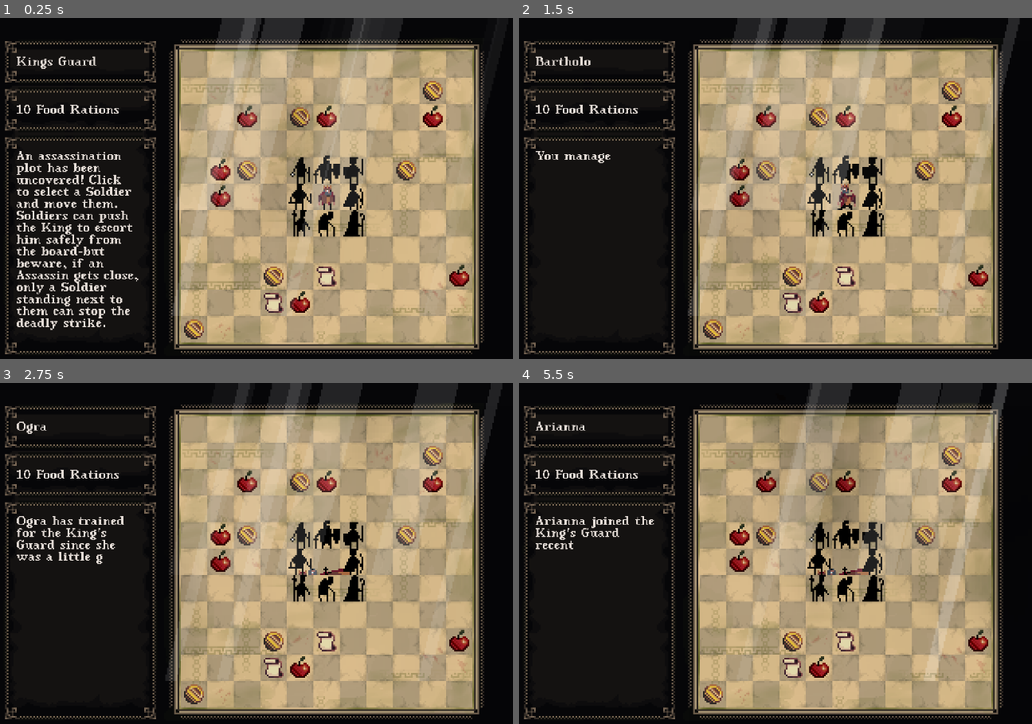
Above: before the commit, frames 1-4 (two rows, left to right).
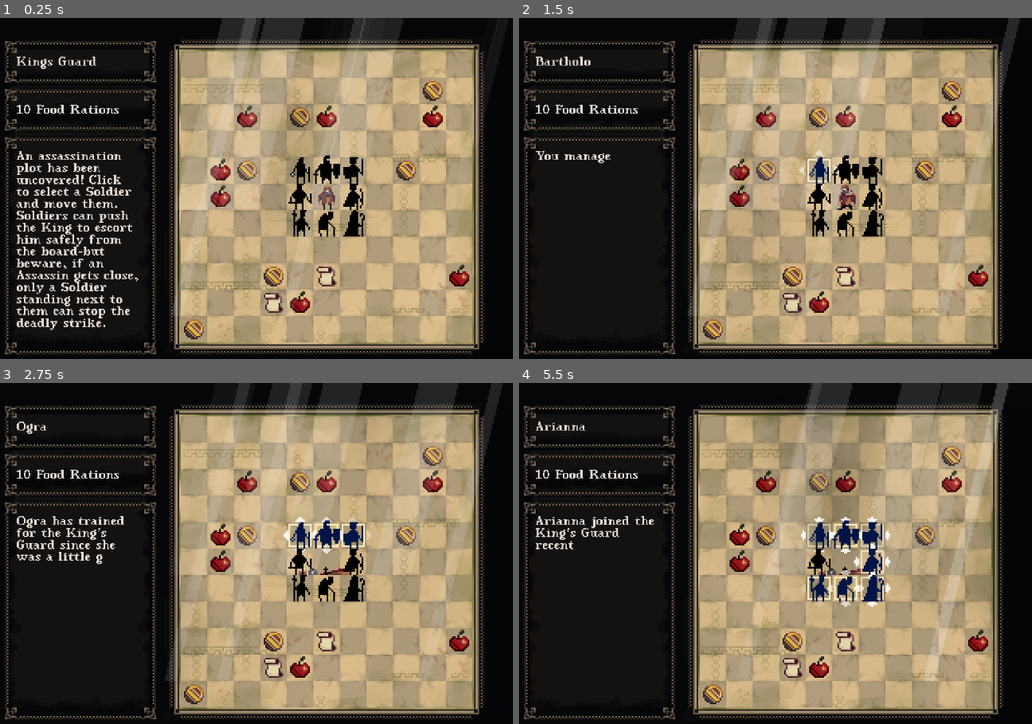
Above: after the commit, the same moments.

Repository: ibirothe/kings-rescue
Game: Godot game, scene res://Scenes/Level.tscn
Same seed, same stepped clock (60 frames per second), same inputs: the game is played once before the commit and once after it. Sound files missing from this copy of the repository are replaced by a short silence.
Inputs (mouse positions are in pixels of both pictures, inside the frame that each line leads up to):
- Up to frame 1 (0.25 s): no input
- Up to frame 2 (1.5 s): tap Enter at 0.5 s; move the mouse to (821, 171) at 0.52 s; click (821, 171) at 0.6 s; move the mouse to (847, 171) at 1.27 s; tap L (Magic) at 1.35 s
- Up to frame 3 (2.75 s): click (328, 536) at 1.55 s; move the mouse to (353, 536) at 2.02 s; click (353, 536) at 2.1 s
- Up to frame 4 (5.5 s): move the mouse to (872, 560) at 2.77 s; click (872, 560) at 2.85 s; move the mouse to (872, 587) at 3.52 s; tap L (Magic) at 3.6 s; click (872, 587) at 3.8 s; move the mouse to (847, 587) at 4.27 s; click (847, 587) at 4.35 s; move the mouse to (821, 587) at 5.02 s; click (821, 587) at 5.1 s

The runs differ from the first frame. In frame 1, 0.5% of the frame differs, in the area x 58-71%, y 40-65%; in frame 2, 0.5%; in frame 3, 1.0%; in frame 4, 2.0%, in the area x 54-73%, y 39-66%.
Error in both runs: Invalid call to function 'win_fade_out' in base 'Node2D (game_manager.gd)'. Expected 1 arguments. (res://Scripts/trap.gd:31)

Commit message:
Selection visual overhaul
Sprite modulates colour by shader, added selection square and arrows

Diff:
--- a/kings-rescue/Scenes/soldier.tscn
+++ b/kings-rescue/Scenes/soldier.tscn
@@ -9,6 +9,7 @@
 [ext_resource type="Texture2D" uid="uid://bmjx50pb2ldx3" path="res://Assets/ogra_48px.png" id="7_o25pi"]
 [ext_resource type="Texture2D" uid="uid://bn18sxtrv8p6j" path="res://Assets/rupert_48px.png" id="8_2it55"]
 [ext_resource type="Texture2D" uid="uid://bpp6puobs6l21" path="res://Assets/thoralf_48px.png" id="9_ikw5c"]
+[ext_resource type="Texture2D" uid="uid://c5b7v3rymuonl" path="res://Assets/Movement-border.png" id="10_wq6ns"]
 
 [sub_resource type="AtlasTexture" id="AtlasTexture_x3mst"]
 atlas = ExtResource("2_rg8em")
@@ -1279,6 +1280,123 @@
 size = Vector2(6, 29)
 
 [sub_resource type="CircleShape2D" id="CircleShape2D_ymxx7"]
+
+[sub_resource type="AtlasTexture" id="AtlasTexture_h04ti"]
+atlas = ExtResource("10_wq6ns")
+region = Rect2(0, 0, 24, 24)
+
+[sub_resource type="SpriteFrames" id="SpriteFrames_ivu6b"]
+animations = [{
+"frames": [{
+"duration": 1.0,
+"texture": SubResource("AtlasTexture_h04ti")
+}],
+"loop": true,
+"name": &"default",
+"speed": 5.0
+}]
+
+[sub_resource type="Animation" id="Animation_6m8ka"]
+resource_name = "Border_blink"
+length = 2.0
+loop_mode = 1
+tracks/0/type = "value"
+tracks/0/imported = false
+tracks/0/enabled = true
+tracks/0/path = NodePath(".:self_modulate")
+tracks/0/interp = 1
+tracks/0/loop_wrap = true
+tracks/0/keys = {
+"times": PackedFloat32Array(0, 1, 2),
+"transitions": PackedFloat32Array(1, 1.86607, 1),
+"update": 0,
+"values": [Color(1, 1, 1, 1), Color(1, 1, 1, 0.508), Color(1, 1, 1, 1)]
+}
+
+[sub_resource type="Animation" id="Animation_cl3qk"]
+length = 0.001
+tracks/0/type = "value"
+tracks/0/imported = false
+tracks/0/enabled = true
+tracks/0/path = NodePath(".:self_modulate")
+tracks/0/interp = 1
+tracks/0/loop_wrap = true
+tracks/0/keys = {
+"times": PackedFloat32Array(0),
+"transitions": PackedFloat32Array(1),
+"update": 0,
+"values": [Color(1, 1, 1, 1)]
+}
+
+[sub_resource type="AnimationLibrary" id="AnimationLibrary_ybh1i"]
+_data = {
+"Border_blink": SubResource("Animation_6m8ka"),
+"RESET": SubResource("Animation_cl3qk")
+}
+
+[sub_resource type="AtlasTexture" id="AtlasTexture_cb3ld"]
+atlas = ExtResource("10_wq6ns")
+region = Rect2(24, 0, 24, 24)
+
+[sub_resource type="AtlasTexture" id="AtlasTexture_wa5wl"]
+atlas = ExtResource("10_wq6ns")
+region = Rect2(24, 0, 24, 24)
+
+[sub_resource type="AtlasTexture" id="AtlasTexture_uv4ns"]
+atlas = ExtResource("10_wq6ns")
+region = Rect2(72, 0, 24, 24)
+
+[sub_resource type="AtlasTexture" id="AtlasTexture_nksqd"]
+atlas = ExtResource("10_wq6ns")
+region = Rect2(96, 0, 24, 24)
+
+[sub_resource type="AtlasTexture" id="AtlasTexture_hgmpj"]
+atlas = ExtResource("10_wq6ns")
+region = Rect2(120, 0, 24, 24)
+
+[sub_resource type="AtlasTexture" id="AtlasTexture_hw2p1"]
+atlas = ExtResource("10_wq6ns")
+region = Rect2(120, 0, 24, 24)
+
+[sub_resource type="AtlasTexture" id="AtlasTexture_qh0n3"]
+atlas = ExtResource("10_wq6ns")
+region = Rect2(144, 0, 24, 24)
+
+[sub_resource type="AtlasTexture" id="AtlasTexture_0h4b8"]
+atlas = ExtResource("10_wq6ns")
+region = Rect2(168, 0, 24, 24)
+
+[sub_resource type="SpriteFrames" id="SpriteFrames_q2s4w"]
+animations = [{
+"frames": [{
+"duration": 1.0,
+"texture": SubResource("AtlasTexture_cb3ld")
+}, {
+"duration": 1.0,
+"texture": SubResource("AtlasTexture_wa5wl")
+}, {
+"duration": 1.0,
+"texture": SubResource("AtlasTexture_uv4ns")
+}, {
+"duration": 1.0,
+"texture": SubResource("AtlasTexture_nksqd")
+}, {
+"duration": 1.0,
+"texture": SubResource("AtlasTexture_hgmpj")
+}, {
+"duration": 1.0,
+"texture": SubResource("AtlasTexture_hw2p1")
+}, {
+"duration": 1.0,
+"texture": SubResource("AtlasTexture_qh0n3")
+}, {
+"duration": 1.0,
+"texture": SubResource("AtlasTexture_0h4b8")
+}],
+"loop": true,
+"name": &"default",
+"speed": 5.0
+}]
 
 [node name="Soldier" type="CharacterBody2D"]
 z_index = 1
@@ -1287,6 +1405,7 @@
 script = ExtResource("1_8wkfs")
 
 [node name="AnimatedSprite2D" type="AnimatedSprite2D" parent="."]
+z_index = 2
 position = Vector2(0, -4)
 sprite_frames = SubResource("SpriteFrames_i3egf")
 animation = &"Marquise_death"
@@ -1323,6 +1442,20 @@
 [node name="CollisionShape2D" type="CollisionShape2D" parent="Border_check"]
 shape = SubResource("CircleShape2D_ymxx7")
 
+[node name="Square_border" type="AnimatedSprite2D" parent="."]
+z_index = 1
+sprite_frames = SubResource("SpriteFrames_ivu6b")
+
+[node name="AnimationPlayer" type="AnimationPlayer" parent="."]
+root_node = NodePath("../Square_border")
+libraries = {
+"": SubResource("AnimationLibrary_ybh1i")
+}
+
+[node name="Movement_arrows" type="AnimatedSprite2D" parent="."]
+sprite_frames = SubResource("SpriteFrames_q2s4w")
+autoplay = "default"
+
 [connection signal="animation_finished" from="AnimatedSprite2D" to="." method="_on_animated_sprite_2d_animation_finished"]
 [connection signal="input_event" from="Activation_area" to="." method="_on_area_2d_input_event"]
 [connection signal="body_entered" from="Neighbours_check" to="." method="_on_neighbours_check_body_entered"]
--- a/kings-rescue/Scripts/soldier.gd
+++ b/kings-rescue/Scripts/soldier.gd
@@ -32,7 +32,23 @@
 var king_direction
 @onready var collision_shape_2d: CollisionShape2D = $CollisionShape2D
 @onready var border_check: Area2D = $Border_check
-
+@onready var square_border: AnimatedSprite2D = $Square_border
+@onready var animation_player: AnimationPlayer = $AnimationPlayer
+@onready var movement_arrows: AnimatedSprite2D = $Movement_arrows
+var blue_shader_material = ShaderMaterial.new()
+var blue_shader_code = """
+	shader_type canvas_item;
+	uniform vec4 tint_color : source_color = vec4(0.0, 0.2, 0.7, 0.7);
+	uniform float tint_effect : hint_range(0.0, 1.0) = 0.0;
+
+	void fragment() {
+		vec4 texture_color = texture(TEXTURE, UV);
+		// Mix the colors but preserve original alpha
+		vec4 final_color = mix(texture_color, vec4(tint_color.rgb, texture_color.a), tint_effect);
+		// Only apply tint where the sprite is visible (non-transparent)
+		COLOR = vec4(final_color.rgb, texture_color.a);
+	}
+	"""
 
 @onready var center: Marker2D = $Center
 const CHARACTER_DESCRIPTIONS = {
@@ -50,6 +66,9 @@
 func _ready() -> void:
 	# Start with default animation
 	animated_sprite_2d.play(subclass+"_default")
+	square_border.self_modulate = Color(1,1,1,0)
+	movement_arrows.self_modulate = Color(1,1,1,0)
+
 
 
 func _physics_process(_delta: float) -> void:
@@ -155,6 +174,7 @@
 			if get_parent().soldier_changing == false:
 				get_parent().active_soldier = false
 			active = false
+			visual_deactivation()
 		else:
 			handle_movement_input()
 
@@ -175,6 +195,7 @@
 			get_parent().active_soldier = false
 			im_new = true
 			active = false
+			visual_deactivation()
 		return
 	if get_parent().soldier_in_a_way == true and im_new == false:
 		#print("Guy in a way")
@@ -184,6 +205,7 @@
 		transition_to_state(State.INACTIVE)
 		im_new = true
 		active = false
+		visual_deactivation()
 		return
 	if movement_locked == false and active == true:
 		movestart_position = position
@@ -270,6 +292,7 @@
 			if get_parent().currently_moving == false:
 				AudioManager.play_sound("select_soldier")
 				transition_to_state(State.IDLE)
+				visual_activation()
 			GlobalText.set_text(CHARACTER_DESCRIPTIONS[subclass], subclass)
 
 """
@@ -352,3 +375,52 @@
 	tween.tween_property(animated_sprite_2d, "self_modulate:a", 0.0, 1.0)
 	await tween.finished
 	queue_free()  # Remove the node after fading out
+
+func visual_activation():
+	print("Visual activation")
+
+	# Create a shader material with an improved shader
+	var shader_material = ShaderMaterial.new()
+	var shader_code = """
+	shader_type canvas_item;
+	uniform vec4 tint_color : source_color = vec4(0.0, 0.2, 0.7, 0.7);
+	uniform float tint_effect : hint_range(0.0, 1.0) = 0.0;
+
+	void fragment() {
+		vec4 texture_color = texture(TEXTURE, UV);
+		// Mix the colors but preserve original alpha
+		vec4 final_color = mix(texture_color, vec4(tint_color.rgb, texture_color.a), tint_effect);
+		// Only apply tint where the sprite is visible (non-transparent)
+		COLOR = vec4(final_color.rgb, texture_color.a);
+	}
+	"""
+
+	# Create shader and apply it
+	blue_shader_material.shader = Shader.new()
+	blue_shader_material.shader.code = blue_shader_code
+	animated_sprite_2d.material = blue_shader_material
+
+	# Tween the shader parameter
+	tween = create_tween()
+	tween.tween_method(func(value):
+		animated_sprite_2d.material.set_shader_parameter("tint_effect", value),
+		0.2, 0.4, 0.4)
+	var tween1 = create_tween()
+	tween1.tween_property(square_border, "self_modulate:a", 0.9, 1.5)
+	animation_player.play("Border_blink")
+	var tween2 = create_tween()
+	tween2.tween_property(movement_arrows, "self_modulate:a", 0.9, 1.5)
+	await tween2.finished
+
+func visual_deactivation():
+	print("Visual activation")
+	# Tween the shader parameter
+	tween = create_tween()
+	tween.tween_method(func(value):
+		animated_sprite_2d.material.set_shader_parameter("tint_effect", value),
+		0.0, 0.0, 0.0)
+	animation_player.stop()
+	var tween1 = create_tween()
+	tween1.tween_property(square_border, "self_modulate:a", 0.0, 0.5)
+	var tween2 = create_tween()
+	tween2.tween_property(movement_arrows, "self_modulate:a", 0.0, 0.5)
Binary file added: kings-rescue/Assets/Movement-border.png
Not shown, added: kings-rescue/Assets/Movement-border.png.import
Not shown: 1 places in kings-rescue/Scenes/soldier.tscn that only renumber resources
